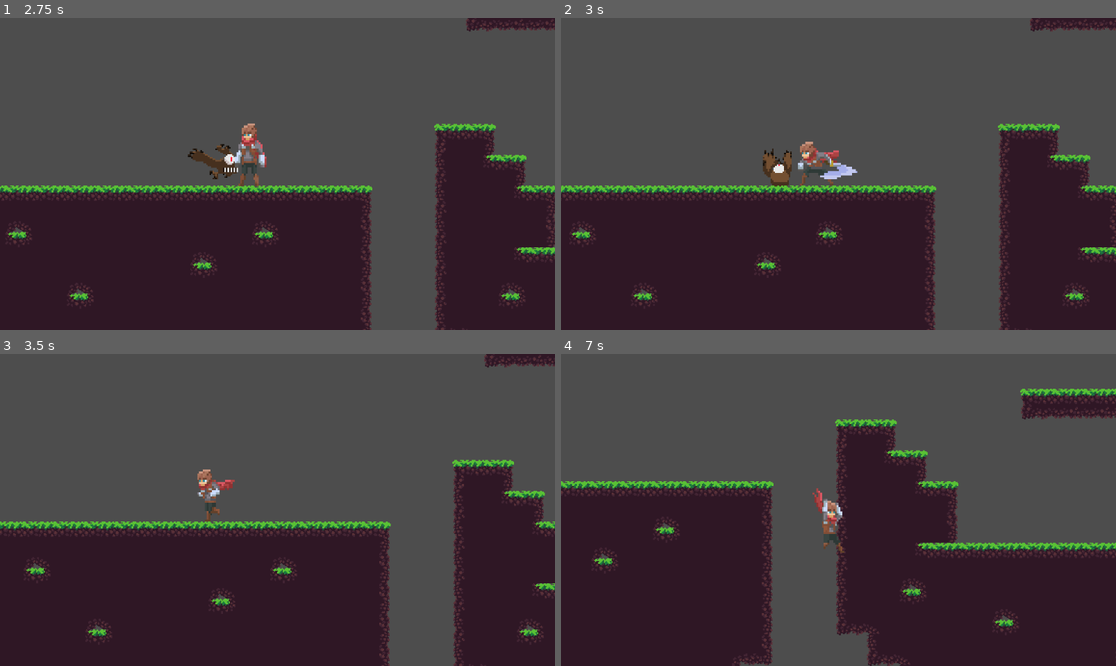
Above: before the commit, frames 1-4 (two rows, left to right).
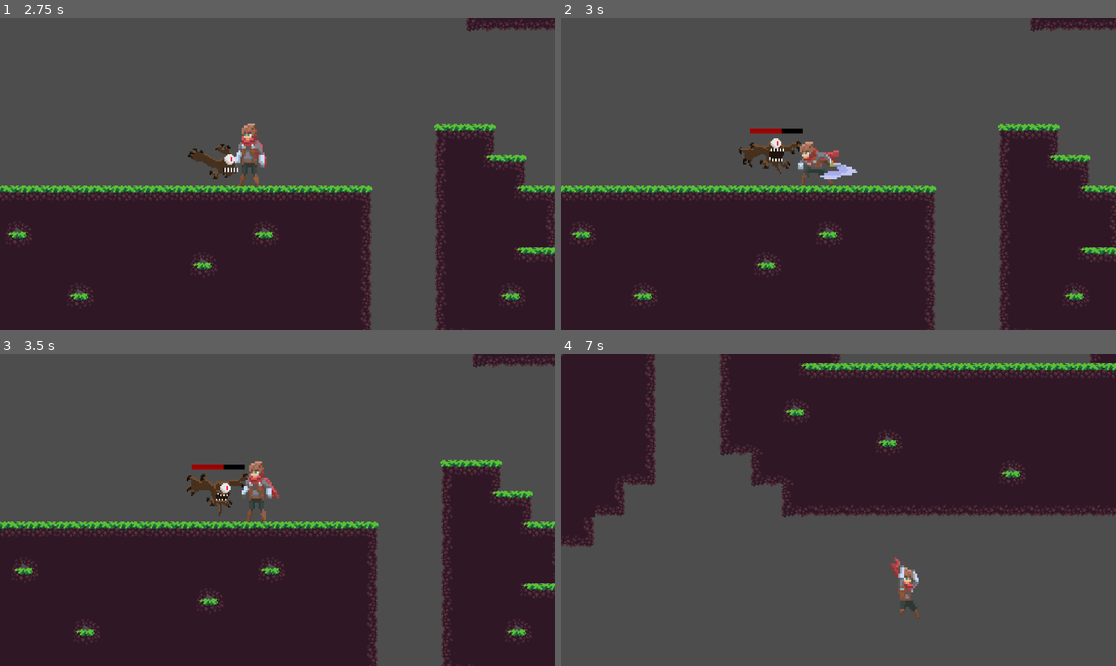
Above: after the commit, the same moments.

Repository: mgarper/Codename-Dream
Game: Godot game, scene res://Scenes/try_scene.tscn
The game is run twice, just before and just after one commit, with the same random seed, the same clock (stepped at 60 frames per second) and the same inputs.
Inputs (mouse positions are in pixels of both pictures, inside the frame that each line leads up to):
- Up to frame 1 (2.75 s): move the mouse to (249, 236) at 0.52 s; hold D (move_right) 0.53-2.03 s; click (249, 236) at 0.6 s; tap Space (jump) at 0.77, 1.52 s; move the mouse to (444, 220) at 1.27 s; right-click (444, 220) at 1.35 s; move the mouse to (111, 127) at 2.02 s; hold A (move_left) from 2.03 s (still down); tap X (dash) at 2.1 s
- Up to frame 2 (3 s): keep holding A (move_left); move the mouse to (866, 174) at 2.77 s; click (866, 174) at 2.85 s
- Up to frame 3 (3.5 s): keep holding A (move_left); tap Space (jump) at 3.02 s
- Up to frame 4 (7 s): move the mouse to (755, 432) at 3.52 s; right-click (755, 432) at 3.6 s; tap Space (jump) at 3.77, 4.52, 6.02, 6.77 s; move the mouse to (960, 494) at 4.27 s; release A (move_left) at 4.28 s; hold D (move_right) from 4.28 s (still down); tap X (dash) at 4.35, 6.6 s; move the mouse to (727, 525) at 5.02 s; click (727, 525) at 5.1 s; move the mouse to (894, 441) at 5.77 s; right-click (894, 441) at 5.85 s; move the mouse to (810, 572) at 6.52 s

Frame 1 is identical in both runs. In frame 2, 0.9% of the frame differs, in the area x 32-44%, y 35-55%; in frame 3, 7.7%; in frame 4, 78%, in the area x 0-100%, y 0-100%.

Commit message:
First enemy completed

Diff:
--- a/Juego/Scenes/flying_enemy.tscn
+++ b/Juego/Scenes/flying_enemy.tscn
@@ -200,6 +200,12 @@
 "speed": 10.0
 }]
 
+[sub_resource type="StyleBoxFlat" id="StyleBoxFlat_dtay0"]
+bg_color = Color(0, 0, 0, 1)
+
+[sub_resource type="StyleBoxFlat" id="StyleBoxFlat_46hah"]
+bg_color = Color(0.627451, 0, 0, 1)
+
 [node name="FLYING_ENEMY" type="Node2D"]
 
 [node name="flying_enemy" type="CharacterBody2D" parent="."]
@@ -230,3 +236,14 @@
 [node name="Attack_detector_B" type="RayCast2D" parent="flying_enemy"]
 position = Vector2(155, 148)
 target_position = Vector2(-52, 0)
+
+[node name="ProgressBar" type="ProgressBar" parent="flying_enemy"]
+offset_left = 133.0
+offset_top = 123.0
+offset_right = 188.0
+offset_bottom = 173.0
+scale = Vector2(1, 0.1)
+theme_override_colors/font_color = Color(0, 0, 0, 0)
+theme_override_styles/background = SubResource("StyleBoxFlat_dtay0")
+theme_override_styles/fill = SubResource("StyleBoxFlat_46hah")
+value = 100.0
--- a/Juego/Scripts/Player.gd
+++ b/Juego/Scripts/Player.gd
@@ -116,4 +116,4 @@
 
 func _on_detector_body_entered(body):
 	if body.name == "flying_enemy":
-		body.dead()
+		body.hit()
--- a/Juego/Scripts/flying_enemy.gd
+++ b/Juego/Scripts/flying_enemy.gd
@@ -5,7 +5,7 @@
 var Attack_Detector_A
 var Attack_Detector_B
 var enemy_sprite
-
+var health_bar
 
 var speed
 var is_attacking
@@ -17,6 +17,9 @@
 	Attack_Detector_A = $Attack_detector_A
 	Attack_Detector_B = $Attack_detector_B
 	enemy_sprite = $AnimatedSprite2D
+	health_bar = $ProgressBar
+	health_bar.value = 100
+	health_bar.visible = false
 
 	speed = 50
 	is_attacking = false
@@ -43,6 +46,7 @@
 			enemy_sprite.play("Attack")
 	else:
 		is_attacking = false
+		enemy_sprite.play("Flight")
 
 	if MC_Detector_A.is_colliding() && !is_attacking:
 		collision = MC_Detector_A.get_collider()
@@ -63,16 +67,17 @@
 	else:
 		is_moving = false
 
-
-
-
-
 	if !is_moving && !is_attacking:
 		velocity.x = 0
 
 	move_and_slide()
 
-
+func hit():
+	health_bar.value -= 40
+	if health_bar.value < 100:
+		health_bar.visible = true
+	if health_bar.value <= 0:
+		dead()
 
 func dead():
 	set_physics_process(false)
Not shown: 1 places in Juego/Scenes/flying_enemy.tscn that only renumber resources
